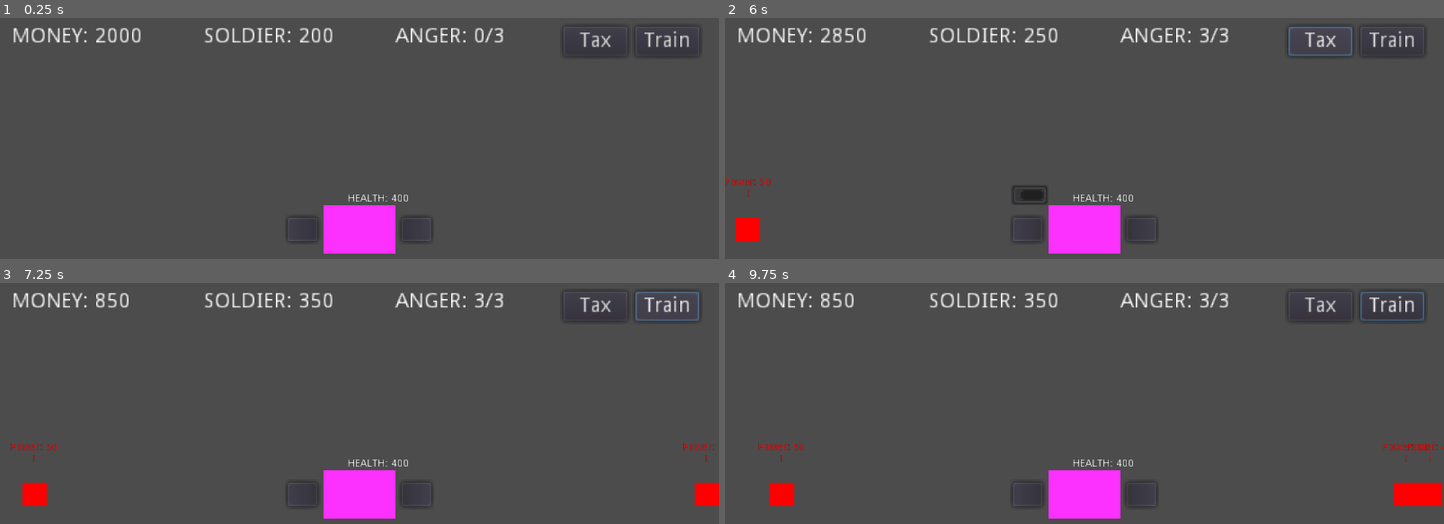
Above: before the commit, frames 1-4 (two rows, left to right).
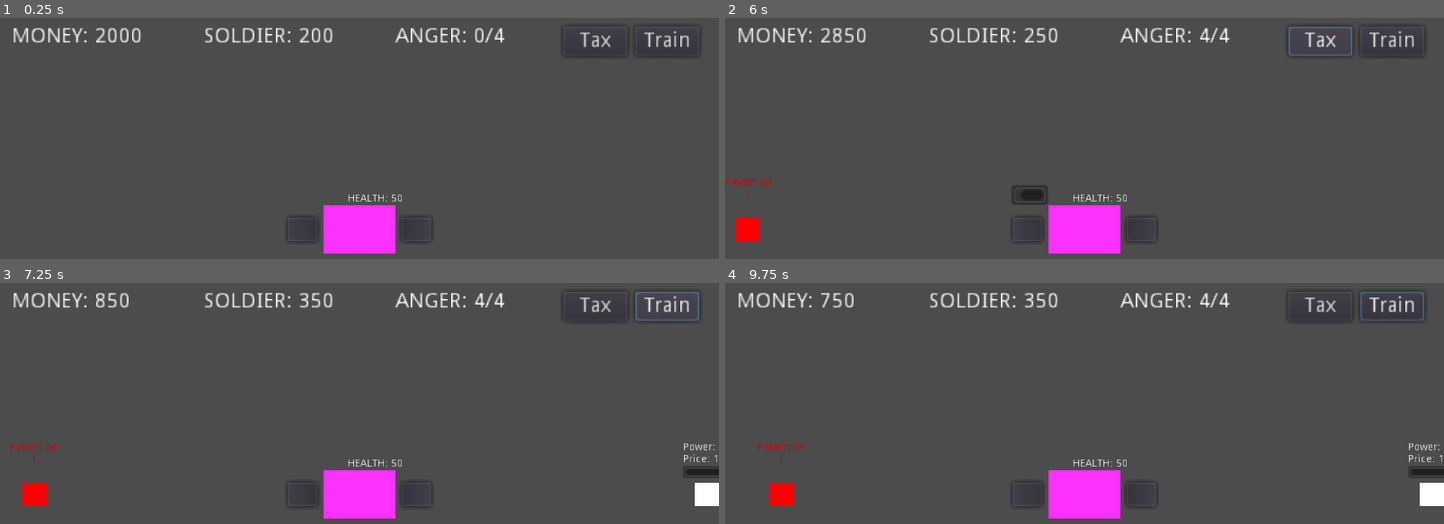
Above: after the commit, the same moments.

Repository: metalboyrick/riot-city-game
Game: Godot game, scene res://levels/level_base/level.tscn
Same seed, same stepped clock (60 frames per second), same inputs: the game is played once before the commit and once after it. This scene is started directly instead of the project's main scene.
Inputs (mouse positions are in pixels of both pictures, inside the frame that each line leads up to):
- Up to frame 1 (0.25 s): no input
- Up to frame 2 (6 s): click (1026, 230) at 0.52 s; click "Tax" at 1.25 s; click "Train" at 2 s; click (1026, 230) at 2.77 s; click "Tax" at 3.5 s; click "Train" at 4.25 s; click (1026, 230) at 5.02 s; click "Tax" at 5.75 s
- Up to frame 3 (7.25 s): click "Train" at 6.5 s
- Up to frame 4 (9.75 s): move the mouse to (760, 495) at 7.27 s; click (760, 495) at 7.42 s; move the mouse to (1422, 495) at 8.02 s; click (1422, 495) at 8.17 s; move the mouse to (1156, 391) at 8.77 s; click (1156, 391) at 8.92 s; move the mouse to (outside the picture) at 9.52 s; click (outside the picture) at 9.67 s

The runs differ from the first frame. In frame 1, less than 0.1% of the frame differs, in the area x 54-71%, y 4-77%; in frame 2, 0.1%; in frame 3, 0.8%; in frame 4, 1.3%, in the area x 13-100%, y 4-93%.

Commit message:
added game over logic

Diff:
--- a/levels/level_base/level.gd
+++ b/levels/level_base/level.gd
@@ -7,7 +7,7 @@
 export var SOLDIER_COST : int = 50
 export var SOLDIER_AMOUNT : int = 200
 export var DEFAULT_SOLDIER_POWER: int = 20
-export var MAX_ANGER: int = 3
+export var MAX_ANGER: int = 4
 export var DEFAULT_CALM: float = 3
 export var CENTRAL_HEALTH : int = 400
 export var TAX_VALUE : int = 1000
@@ -108,6 +108,9 @@
 	pass
 
 func update_health(new_value: int):
+	if(new_value <= 0):
+		show_game_over()
+		return
 	health = new_value
 	n_health_label.text = "HEALTH: " + str(health)
 
@@ -123,6 +126,10 @@
 	if anger < MAX_ANGER:
 		anger = new_value
 		n_anger_label.text = "ANGER: " + str(anger) + "/" + str(MAX_ANGER)
+
+func show_game_over():
+	get_tree().paused = true
+	n_game_over_menu.show()
 
 func clear_occupancy_of_mob(mob_id):
 	var i:int = 0
@@ -180,7 +187,6 @@
 	mob_instance.queue_free()
 
 
-
 func _on_TaxButton_pressed():
 	update_money(money + TAX_VALUE)
 	update_anger(anger + 1)
--- a/levels/level_base/level.tscn
+++ b/levels/level_base/level.tscn
@@ -9,6 +9,7 @@
 SPAWN_INTERVAL_LOW = 1.0
 SPAWN_INTERVAL_HIGH = 2.0
 MONEY = 2000
+CENTRAL_HEALTH = 50
 
 [node name="SpawnTimer" type="Timer" parent="."]
 one_shot = true
